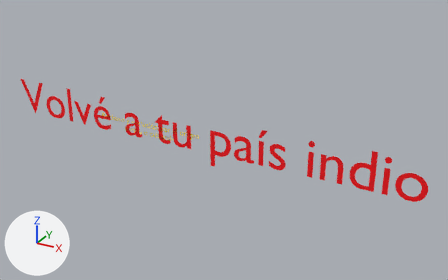
A saved change to the glTF model assets/models/palabras1.glb.
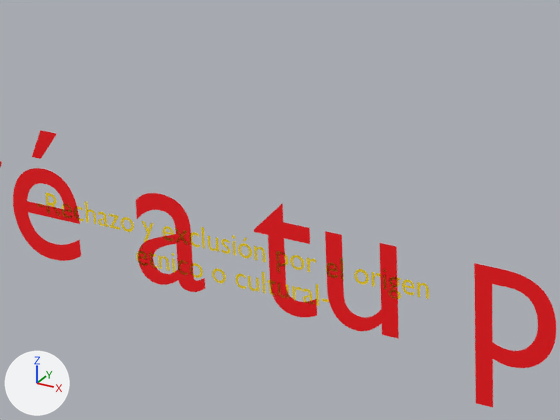
Each version is shown whole from a camera (50 mm lens) standing at (0.784, -1.206, 0.666) and looking at (0.101, 0.036, 0.045), then close up on the part from 20% to 52% of the width and 23% to 61% of the height. Arrows for +X, +Y and +Z are at lower left; the lights stay in place. The first two pictures are the older version. Where no turn or scale is listed for an object, it has been applied to the vertices.

Names of what the first close-up shows: 'INDIO', 'INDIO.001'.
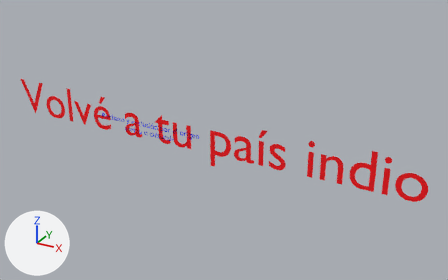
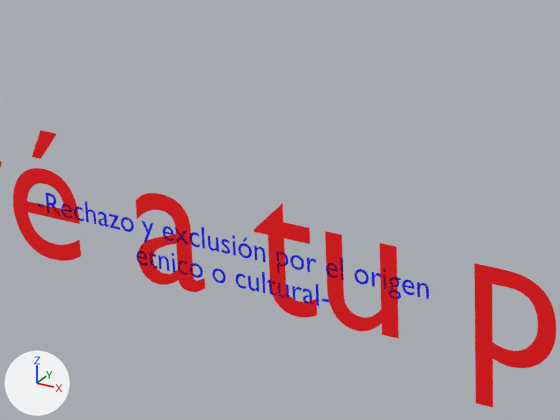
Edits to the scene script, one JSON object a line:
```json
{"op": "set", "path": "mat_material_001.base_color", "old": "(1.0, 0.716, 0.0)", "new": "(0.0, 0.00518, 1.0)", "note": "yellow #ffdc00 -> blue #0010ff"}
```

Location of each change, [x1, y1, x2, y2] in pixels of the close-ups (560 x 420 px):
```json
{"object": "INDIO.001", "change": "recoloured", "before": [37, 193, 429, 306], "after": [37, 193, 429, 306]}
```
